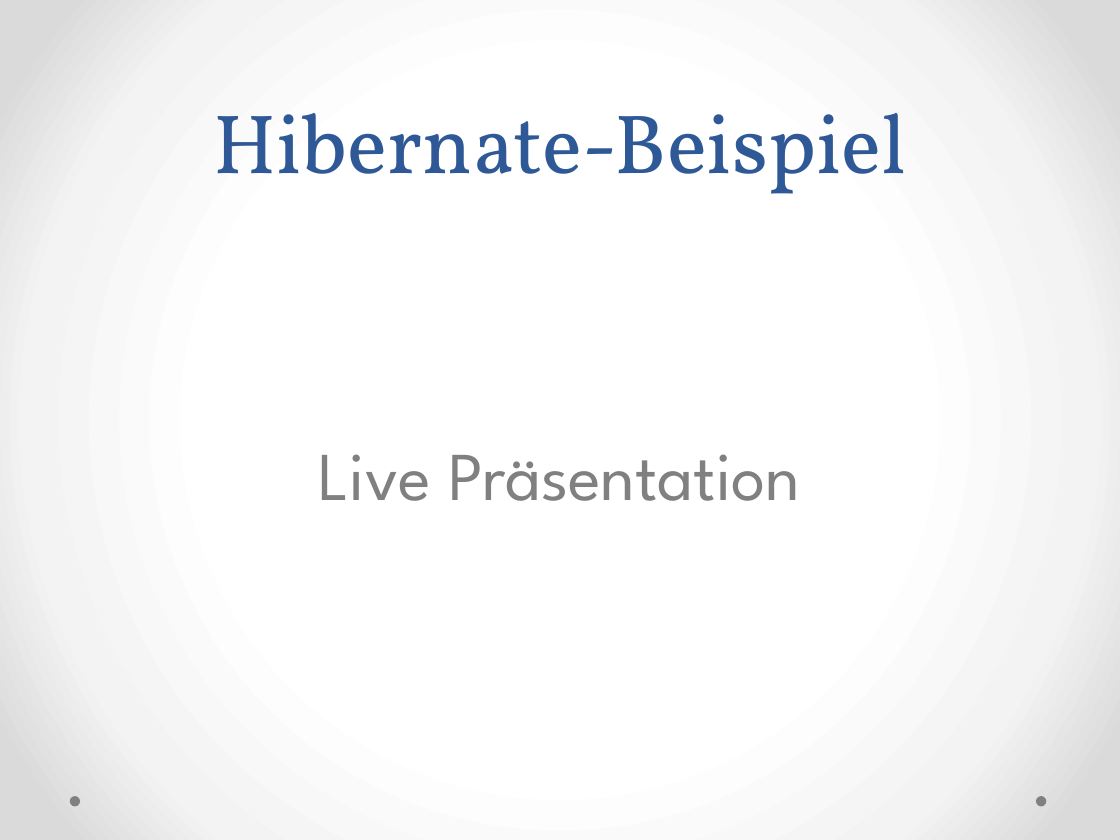
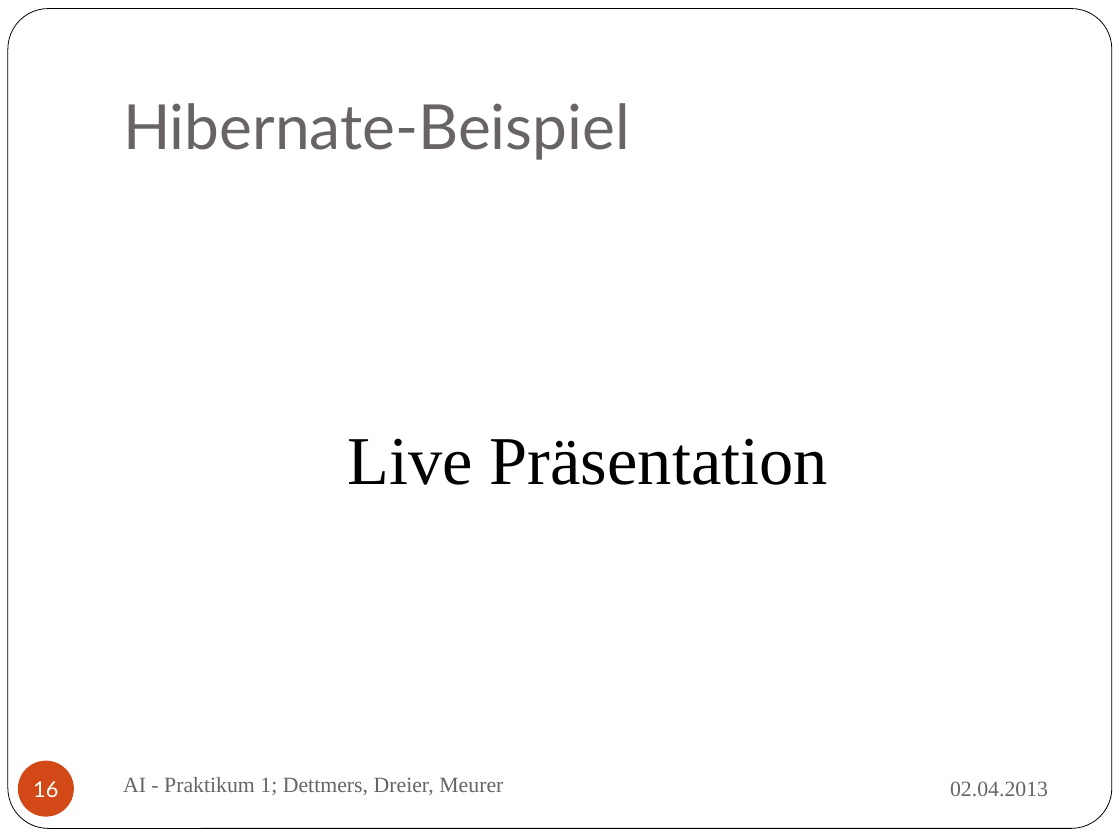
Before and after one commit to iBot/HAW_SS13_AI, a slide deck: slide 16 of Dokumente/praktikum1.pptx (slide 9 before the commit). Drawn at 1120x840 pixels with LibreOffice and Linux fonts; fonts in the diff are those of the drawing. Boxes give left, top, right and bottom in pixels: in the first picture for what was removed or moved away, otherwise in the second. Text is boxed around its words. In the diff, an @@ line names an element or a change of style, - is before the commit and + after.

```diff
--- a/Dokumente/praktikum1.pptx
+++ b/Dokumente/praktikum1.pptx
@@ background gradient #FFFFFF to #F4F4F4 to #DADADA to #FFFFFF @@
@@ rounded rectangle added at <box>8,9,1112,829</box>, fill #FFFFFF, outline #000000 0.5 pt @@
@@ title "Hibernate-Beispiel": place and size @@
-title "Hibernate-Beispiel" at <box>213,113,906,194</box>
+title "Hibernate-Beispiel" at <box>123,103,630,160</box>
@@ title "Hibernate-Beispiel" at <box>123,103,630,160</box>: size 54 to 40 pt, font Vollkorn to Lato, text colour #2F5897 to #696464; alignment centre to left; line spacing 58pt to 1 @@
@@ text "Live Präsentation": place and size @@
-text "Live Präsentation" at <box>319,454,800,501</box>
+text "Live Präsentation" at <box>347,438,828,485</box>
@@ text "Live Präsentation" at <box>347,438,828,485</box>: font League Spartan to Times New Roman, text colour #808080 to #000000; less space between paragraphs @@
@@ page number added at <box>18,760,74,816</box>, fill #D34817, 14 pt, text #FFFFFF @@
+16
@@ text added at <box>123,777,503,795</box>, 14 pt, text #696464 @@
+AI - Praktikum 1; Dettmers, Dreier, Meurer
@@ ellipse removed at <box>69,796,80,806</box> @@
@@ text added at <box>950,781,1048,797</box>, 14 pt, text #696464 @@
+02.04.2013
@@ ellipse removed at <box>1036,796,1046,806</box> @@
```
Also in this commit, not shown: 4 other slides changed, 11 slides added, 4 slides removed, 1 other file.
